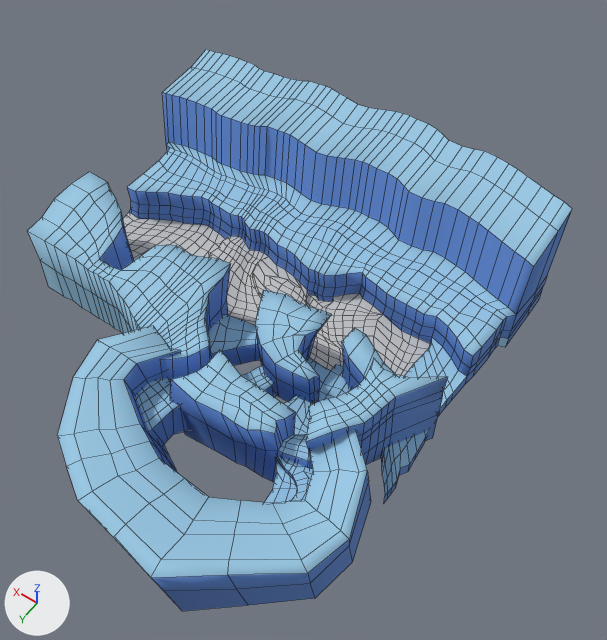
Before and after pictures for a commit that changed the FBX model SILA/Assets/Meshes/Terrain/Zone3V2.FBX.
Rendered twice from a 50 mm lens placed at (-99.2, 70.0, 210.0), pointed at (-10.9, -53.6, 15.8). The lights are fixed; the arrows at lower left show +X, +Y and +Z. Mesh edges are drawn as thin lines. Where no turn or scale is listed for an object, it has been applied to the vertices.

Names of what the first picture shows: 'Zone2V3', 'Zone2V3_Sol'.
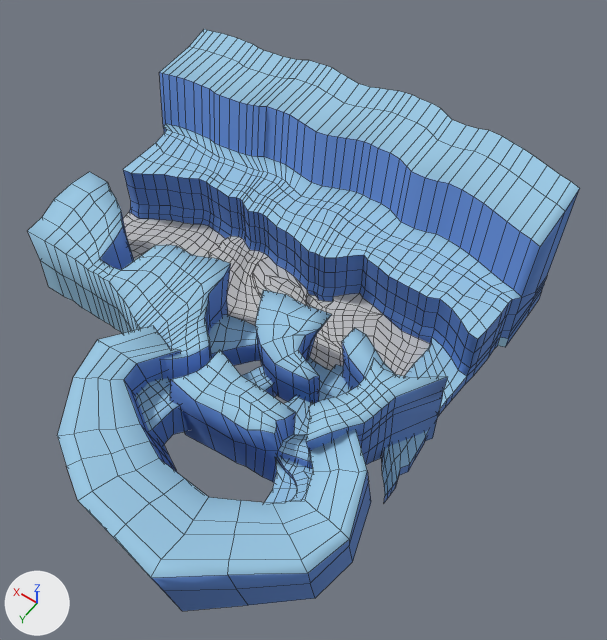
Where the change shows, as pixel boxes (x1, y1, x2, y2) in the pictures (607 x 640 px; the box of a moved part takes in the faces that stretch with it):
'Zone2V3', reshaped
    before: (28, 50, 572, 611)
    after: (28, 29, 580, 611)
part 1 of me_mesh, moved or reshaped
    before: (127, 50, 572, 368)
    after: (123, 29, 580, 368)
part 2 of me_mesh, recoloured
    before: (204, 106, 469, 265)
    after: (203, 136, 460, 259)
part 3 of me_mesh, recoloured
    before: (145, 87, 507, 337)
    after: (142, 93, 512, 335)

The edits, one by one:
me_mesh is used by ob_zone2v3; location (7.5, -37.3, 1.2).
me_mesh had 1869 vertices, 1620 faces and spanned x -69.0..69.0, y -90.0..72.0, z -7.0..36.0.
me_mesh now has 1927 vertices, 1677 faces and spans x -69.0..69.0, y -90.0..72.0, z -7.0..44.0.
me_mesh part 1: 396 vertices moved from x -68.0..69.0, y -90.0..-30.0, z 10.0..36.0 to x -68.0..69.0, y -90.0..-30.0, z 12.0..44.0; 58 vertices added at x -68.0..69.0, y -82.0..-30.0, z 7.0..42.0.
me_mesh part 2: 31 faces spanning x -44.0..53.0, y -65.0..-53.0, z 19.0..21.0 switch from mat_material__27 (its picture is missing) to mat_material__26 (blue #9ac8e5).
me_mesh part 3: 70 faces spanning x -66.0..67.0, y -67.0..-31.0, z 12.0..41.0 switch from mat_material__26 (blue #9ac8e5) to mat_material__27 (its picture is missing).
